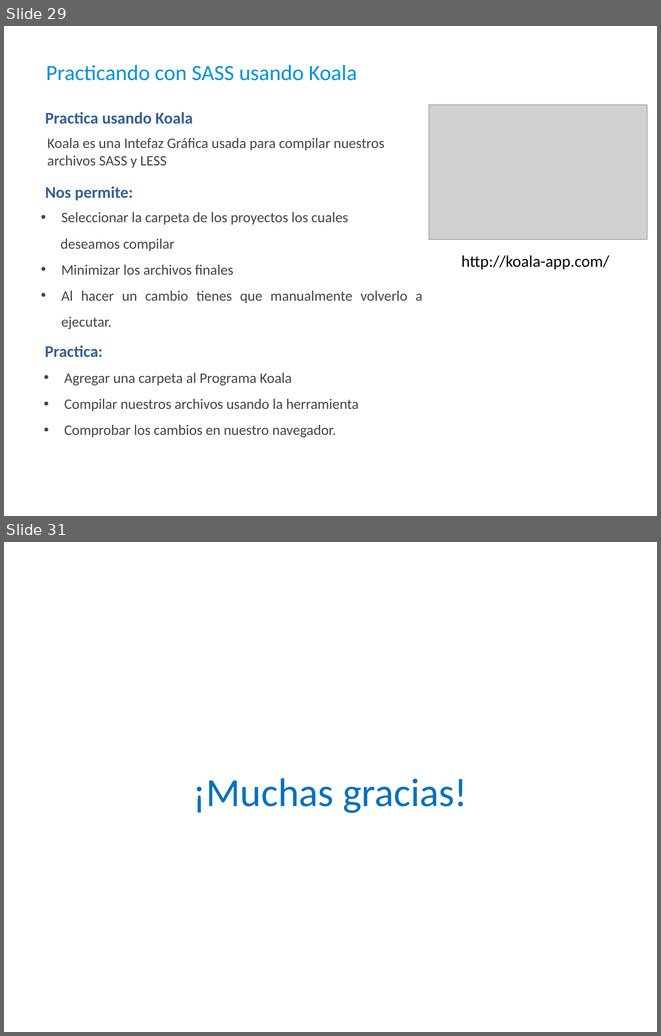
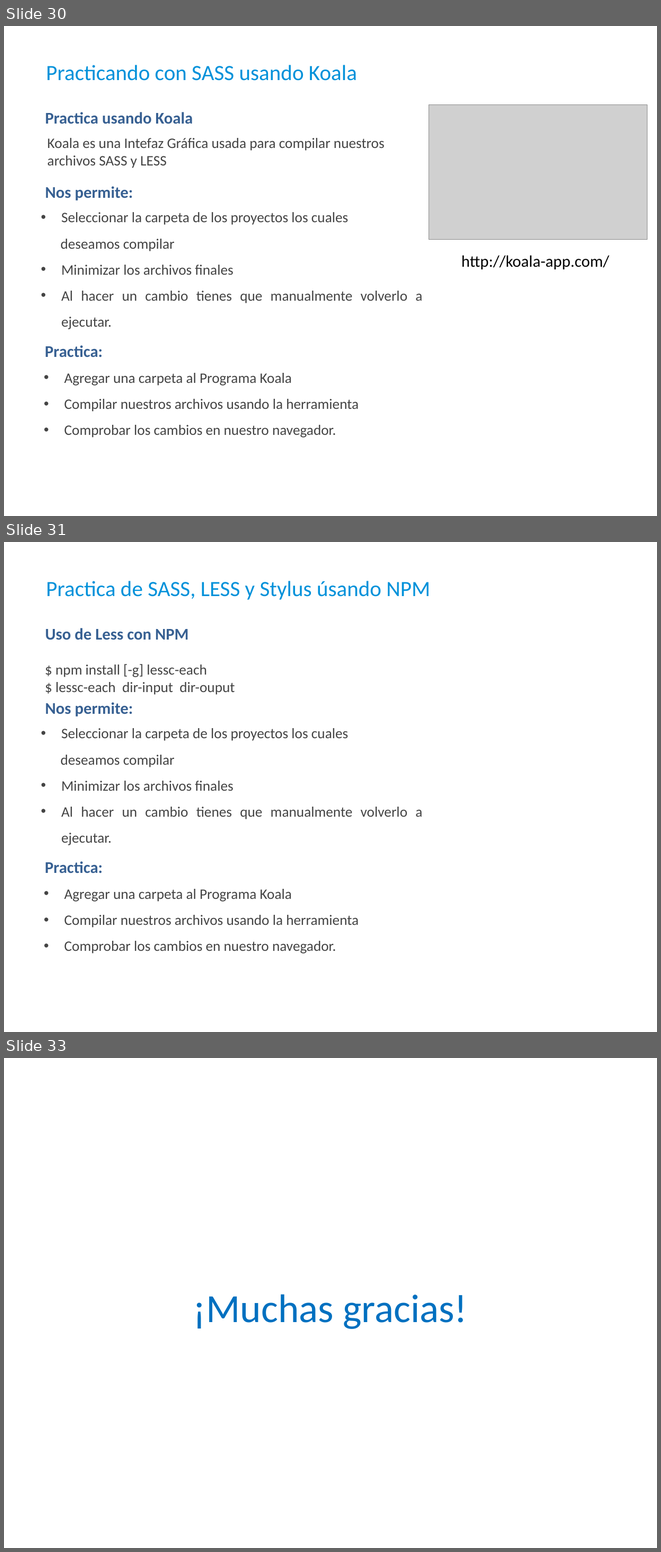
Before and after one commit to javierelipadron/preprocesadores, a slide deck: Preprocesadores SASS - LESS.pptx. Shown one above the other, each under a label of ours: slides 29 and 31 before the commit, slides 30, 31 and 33 after it; the slides between them are not shown. The pictures are 661x1036 and 661x1552 pixels, drawn with LibreOffice and Linux fonts; fonts in the diff are those of the drawing; grey boxes stand for pictures; background and template pictures are left out. Boxes give left, top, right and bottom in pixels: in the first picture for what was removed or moved away, otherwise in the second. Text is boxed around its words. In the diff, an @@ line names an element or a change of style, - is before the commit and + after.

```diff
--- a/Preprocesadores SASS - LESS.pptx
+++ b/Preprocesadores SASS - LESS.pptx
@@ slide 31 added at bbox=[4, 542, 657, 1032], background #FFFFFF @@
@@ title added at bbox=[46, 581, 430, 600], 24 pt, text #0091DA @@
+Practica de SASS, LESS y Stylus úsando NPM
@@ text added at bbox=[45, 628, 189, 640], 18 pt, text #376092, bold @@
+Uso de Less con NPM
@@ text added at bbox=[55, 664, 235, 695], 16 pt, text #444444 @@
+$ npm install [-g] lessc-each
+$ lessc-each dir-input dir-ouput
@@ text added at bbox=[45, 702, 133, 716], 18 pt, text #376092, bold @@
+Nos permite:
@@ text added at bbox=[61, 728, 422, 845], 16 pt, text #444444 @@
+• Seleccionar la carpeta de los proyectos los cuales
+deseamos compilar
+• Minimizar los archivos finales
+• Al hacer un cambio tienes que manualmente volverlo a ejecutar.
@@ text added at bbox=[45, 861, 103, 873], 18 pt, text #376092, bold @@
+Practica:
@@ text added at bbox=[64, 889, 359, 953], 16 pt, text #444444 @@
+• Agregar una carpeta al Programa Koala
+• Compilar nuestros archivos usando la herramienta
+• Comprobar los cambios en nuestro navegador.
@@ what was slide 29 is now slide 30 @@
@@ what was slide 31 is now slide 33 @@
```
Also in this commit, not shown: 11 slides changed, 2 other slides added, 1 slide removed.
